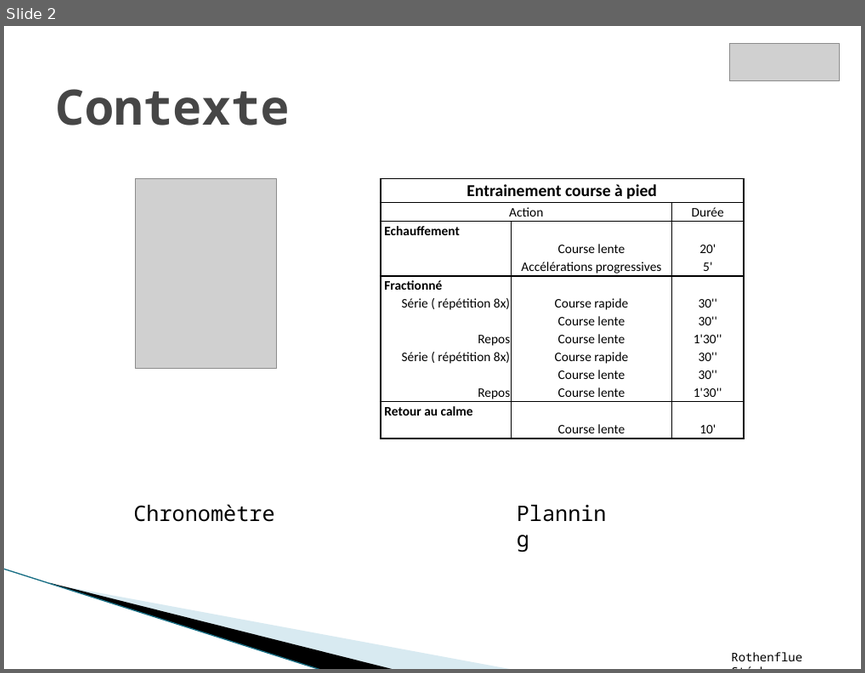
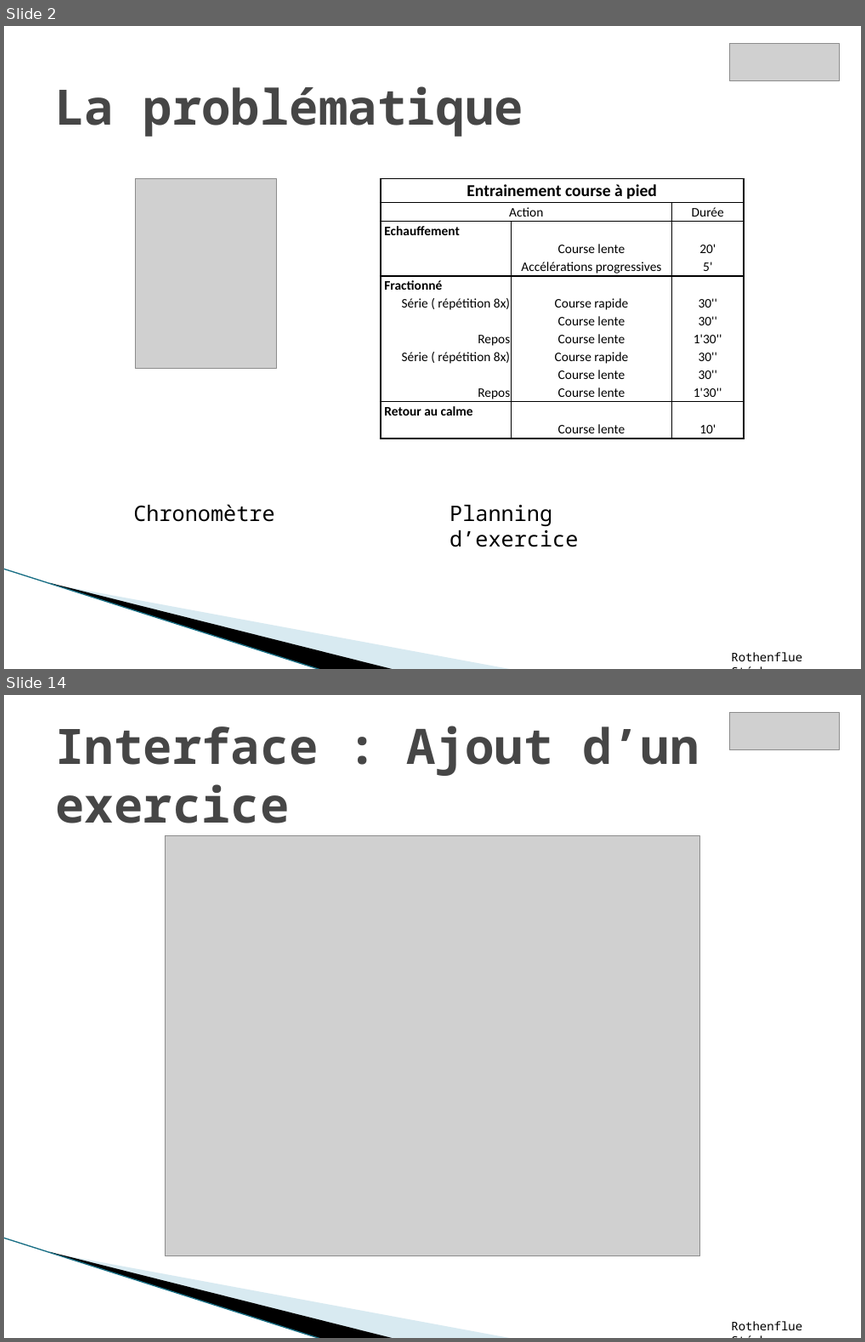
Before and after one commit to Rothen68/projet-RChrono, a slide deck: Cahier des charges + analyse/Presentation dossier projet.pptx. Shown one above the other, each under a label of ours: slide 2 before the commit, slides 2 and 14 after it; the slides between them are not shown. The pictures are 865x673 and 865x1342 pixels, drawn with LibreOffice and Linux fonts; fonts in the diff are those of the drawing; grey boxes stand for pictures; background and template pictures are left out. Boxes give left, top, right and bottom in pixels: in the first picture for what was removed or moved away, otherwise in the second. Text is boxed around its words. In the diff, an @@ line names an element or a change of style, - is before the commit and + after.

```diff
--- a/Cahier des charges + analyse/Presentation dossier projet.pptx
+++ b/Cahier des charges + analyse/Presentation dossier projet.pptx
@@ slide 14 added at [4,695,861,1338], background #FFFFFF; not listed: 3 template elements that a slide beside it also shows @@
@@ picture added at [729,713,840,750] @@
@@ title added at [55,726,699,823], 41 pt, text #464646, bold @@
+Interface : Ajout d’un exercice
@@ picture added at [166,835,699,1255] @@
@@ text added at [731,1321,802,1330], 10 pt, text #000000 @@
+Rothenflue Stéphane
@@ slide 2 changed as well @@
@@ title at [55,86,524,136]: text changed @@
-Contexte
+La problématique
@@ text at [449,505,578,547]: text changed @@
-Planning
+Planning d’exercice
```
Also in this commit, not shown: 14 other slides added, 14 other files.
